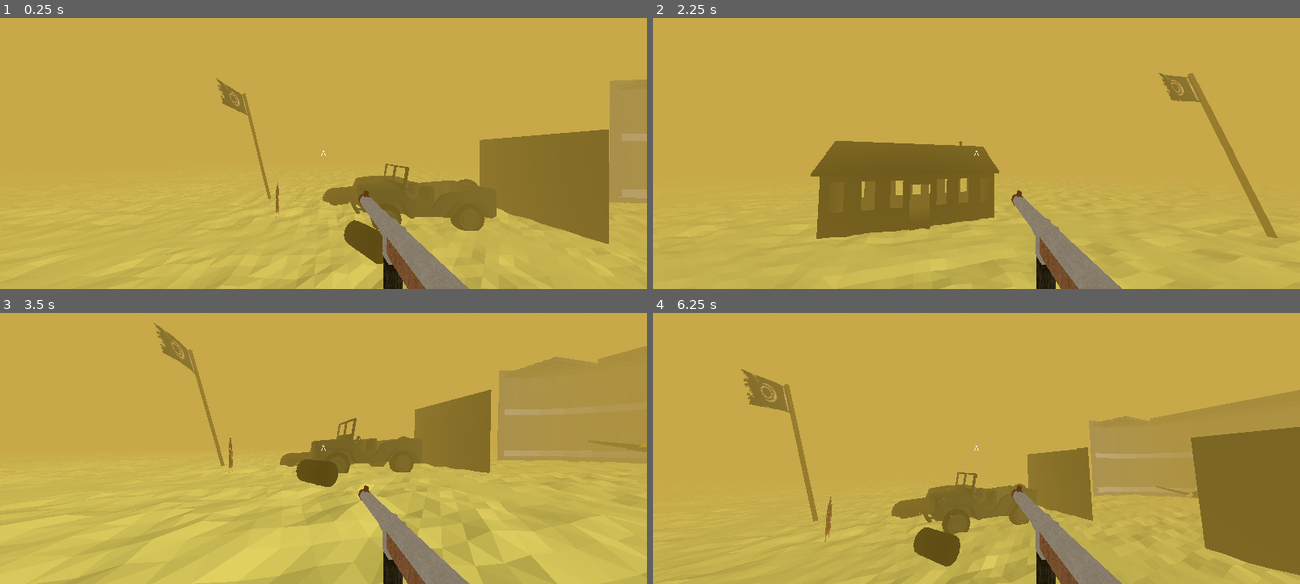
Above: before the commit, frames 1-4 (two rows, left to right).
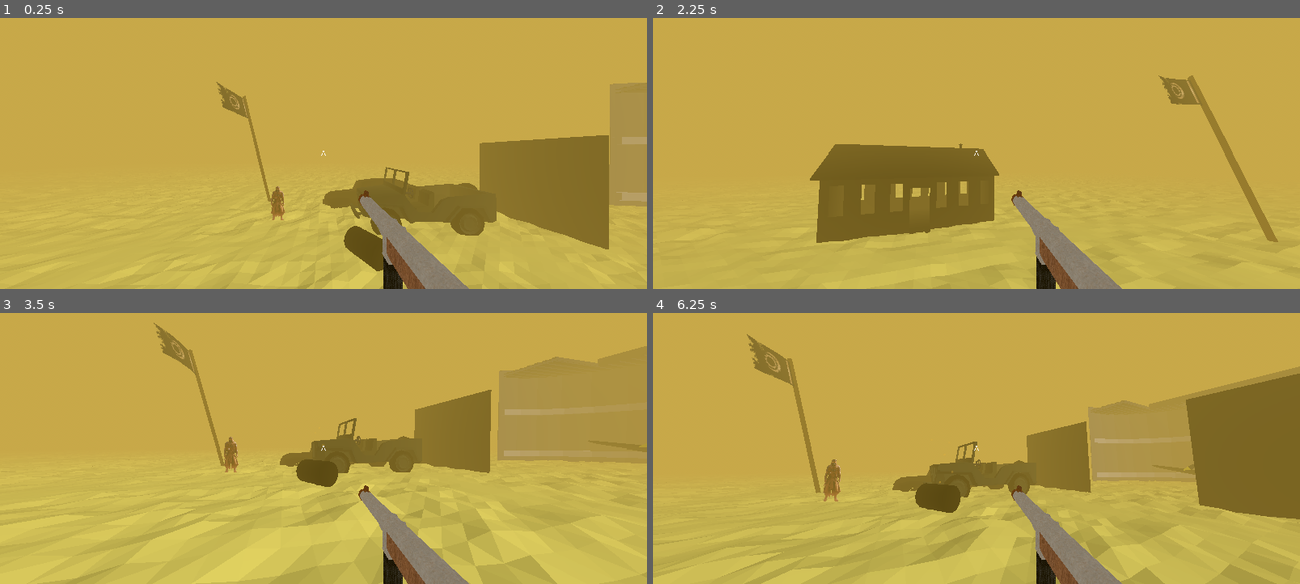
Above: after the commit, the same moments.

Repository: dinazaber/Desolate-Delivery
Game: Godot game, scene res://Scenes/AirBase.tscn
Two runs of this game, one before a commit and one after it. Both use one fixed random seed, a clock stepped at 60 frames per second and the inputs below. This scene is started directly instead of the project's main scene.
Inputs (mouse positions are in pixels of both pictures, inside the frame that each line leads up to):
- Up to frame 1 (0.25 s): no input
- Up to frame 2 (2.25 s): move the mouse to (944, 207) at 0.52 s; tap A (A) at 0.6 s; click (944, 207) at 0.67 s; tap Ctrl (Ctrl) at 0.8, 1.35 s; tap Enter at 1.25 s; move the mouse to (1021, 156) at 1.27 s; tap D (D) at 1.55, 2.1 s; tap Space (Space) at 2 s; move the mouse to (924, 150) at 2.02 s
- Up to frame 3 (3.5 s): tap S (S) at 2.3, 2.85 s; move the mouse to (329, 448) at 2.77 s; tap Shift (Shift) at 3.05 s
- Up to frame 4 (6.25 s): tap Enter at 3.5 s; move the mouse to (950, 443) at 3.52 s; hold Shift (Shift) 3.53-4.28 s; tap Space (Space) at 3.8, 4.35, 5.75 s; move the mouse to (1008, 448) at 4.27 s; tap W (W) at 4.55, 5.1 s; move the mouse to (944, 448) at 5.02 s; tap A (A) at 5.3, 5.85 s; move the mouse to (989, 443) at 5.77 s; tap Ctrl (Ctrl) at 6.05 s

The runs differ from the first frame. In frame 1, 2.7% of the frame differs, in the area x 4-100%, y 22-100%; in frame 2, 1.4%; in frame 3, 0.2%; in frame 4, 18%, in the area x 0-100%, y 7-100%.

Commit message:
ground pound
ADDITIONS:
> read the title dumbass

CHANGES:
> few minor tweaks and fixes

RELATED TODOs:
> the "push" code is kaka, gotta make it better
> visual indication for slam (add particles)
> slam audio cue
> screen shake would be nice

Diff:
--- a/Scenes/Enemy.tscn
+++ b/Scenes/Enemy.tscn
@@ -7,19 +7,21 @@
 
 [node name="Enemy" type="CharacterBody3D" unique_id=546459934 groups=["Enemy"]]
 collision_layer = 3
+collision_mask = 3
 script = ExtResource("1_wovta")
 
-[node name="CollisionShape3D" type="CollisionShape3D" parent="." unique_id=1842828003 groups=["Enemy"]]
+[node name="CollisionShape3D" type="CollisionShape3D" parent="." unique_id=1250389707 groups=["Enemy"]]
 shape = SubResource("CapsuleShape3D_wovta")
 debug_color = Color(0.95874554, 0, 0.5281095, 0.41960785)
 
 [node name="AnimatedSprite3D" type="AnimatedSprite3D" parent="." unique_id=1108019311]
 transform = Transform3D(1.65, 0, 0, 0, 1.65, 0, 0, 0, 1.65, 0, 0.06814647, 0)
+billboard = 2
 alpha_cut = 1
 alpha_scissor_threshold = 0.4
 texture_filter = 0
 sprite_frames = ExtResource("1_m1htj")
-animation = &"Attack1"
+animation = &"Walk"
 
 [node name="NavigationAgent3D" type="NavigationAgent3D" parent="." unique_id=1847226929]
 target_desired_distance = 2.0
--- /dev/null
+++ b/Scenes/GroundSlam.tscn
@@ -0,0 +1,13 @@
+[gd_scene format=3 uid="uid://bwx5n4porwgxg"]
+
+[sub_resource type="CylinderShape3D" id="CylinderShape3D_yxhn8"]
+height = 0.3
+radius = 4.5
+
+[node name="Node3D" type="Area3D" unique_id=174733414]
+collision_layer = 2
+collision_mask = 2
+
+[node name="CollisionShape3D" type="CollisionShape3D" parent="." unique_id=2138928072]
+shape = SubResource("CylinderShape3D_yxhn8")
+debug_color = Color(0.997045, 0, 0.18383858, 0.41960785)
--- a/Scenes/Player.tscn
+++ b/Scenes/Player.tscn
@@ -2,6 +2,7 @@
 
 [ext_resource type="Script" uid="uid://dh81y2wk5ijn" path="res://Scripts/Player.gd" id="1_g8lft"]
 [ext_resource type="PackedScene" uid="uid://4ercdvy5pe3t" path="res://Scenes/Weapons.tscn" id="2_kyqiw"]
+[ext_resource type="PackedScene" uid="uid://bwx5n4porwgxg" path="res://Scenes/GroundSlam.tscn" id="2_nn08x"]
 [ext_resource type="Script" uid="uid://mnanpq21gwd4" path="res://Scripts/PauseMenu.gd" id="3_dewec"]
 [ext_resource type="PackedScene" uid="uid://b2hljcs3010c5" path="res://Scenes/Settings.tscn" id="3_gntrk"]
 [ext_resource type="Texture2D" uid="uid://b6vcboeh4uetd" path="res://assets/HUD/crosshair.png" id="5_5ixxa"]
@@ -21,6 +22,7 @@
 script = ExtResource("1_g8lft")
 
 [node name="MeshInstance3D" type="MeshInstance3D" parent="." unique_id=620583355]
+visible = false
 cast_shadow = 0
 mesh = SubResource("BoxMesh_rpqav")
 
@@ -33,6 +35,9 @@
 
 [node name="SuperTimer" type="Timer" parent="." unique_id=267019974]
 one_shot = true
+
+[node name="GroundSlam" parent="." unique_id=174733414 instance=ExtResource("2_nn08x")]
+transform = Transform3D(1, 0, 0, 0, 1, 0, 0, 0, 1, 0, -0.6829516, 0)
 
 [node name="PlayerCamera" type="Camera3D" parent="." unique_id=1738772125]
 transform = Transform3D(-4.371213e-08, 9.313226e-10, -1, -5.1691977e-11, 1, 9.313226e-10, 1, 5.169202e-11, -4.371213e-08, 0.5, 0.639, 0)
--- a/Scenes/Weapons.tscn
+++ b/Scenes/Weapons.tscn
@@ -88,9 +88,10 @@
 
 [node name="RayCast3D" type="RayCast3D" parent="." unique_id=1342253886]
 transform = Transform3D(1, 0, 0, 0, 1, 0, 0, 0, 1, 0, 0, -3.0094595)
-target_position = Vector3(0, 0, -100)
+target_position = Vector3(0, 0, -1000)
 collision_mask = 2
 collide_with_areas = true
+debug_shape_thickness = 1
 
 [node name="AnimationPlayer" type="AnimationPlayer" parent="." unique_id=207191350]
 libraries/ = SubResource("AnimationLibrary_8qb6n")
--- a/Scenes/test.tscn
+++ b/Scenes/test.tscn
@@ -177,4 +177,4 @@
 cull_mask = 1048574
 
 [node name="Enemy" parent="." unique_id=546459934 instance=ExtResource("12_yb21e")]
-transform = Transform3D(1, 0, 0, 0, 1, 0, 0, 0, 1, 2.627635, 0.9878535, -4.616506)
+transform = Transform3D(-0.32304215, 0, 0.9463846, 0, 1, 0, -0.9463846, 0, -0.32304215, 8.692926, 0.9878535, -7.377297)
--- a/Scripts/Enemy.gd
+++ b/Scripts/Enemy.gd
@@ -26,7 +26,8 @@
 
 
 func _physics_process(delta):
-	if not is_on_floor(): velocity.y -= 27 * delta
+	if !is_on_floor():
+		velocity.y -= 20 * delta
 	# Fallback if player is missing
 	if not player: return
 
@@ -113,6 +114,7 @@
 
 	isInAttack = false
 
+
 func process_dead_state(): # gotta make death anim   Zzzzz
 	pass
 
@@ -127,6 +129,16 @@
 	if type == "player":
 		damagedByPlayer = true
 	enemy_health -= recieved_damage
+	checkLifeLine()
+
+func get_pounded(recieved_damage):
+	enemy_health -= recieved_damage
+	# Push away
+	velocity.y += 5
+	speed = -30
+	await get_tree().create_timer(0.1).timeout # this is so shitty D:
+	speed = 4
+
 	checkLifeLine()
 
 func checkLifeLine():
--- a/Scripts/Player.gd
+++ b/Scripts/Player.gd
@@ -11,6 +11,7 @@
 var speed = 0
 var dash = false
 var canDash = true
+var slam = false
 var dead = false
 
 var isInInterior = false
@@ -25,13 +26,21 @@
 
 #player stats
 @export var player_health = 100
+@export var walk_speed = 4
+@export var run_speed = 8
+@export var jump_speed = 10
+@export var slam_speed = -30
 
 #gun stats
 @export var smg_damage = 15
+
+@export var slam_damage = 40
 
 #guns
 @onready var smg_anim = $PlayerCamera/Weapon/AnimationPlayer
 @onready var smg_ray = $PlayerCamera/Weapon/RayCast3D
+
+@onready var slam_area = $GroundSlam
 
 #UI
 @onready var crosshair = $HUD/crosshair
@@ -101,10 +110,6 @@
 	rotation.y = lerp_angle(rotation.y, yaw, delta*20)#left/right
 	$PlayerCamera.rotation.x = lerp_angle($PlayerCamera.rotation.x, -pitch, delta*20)
 
-	if not is_on_floor():
-		velocity.y -= 27 * delta #gravity
-
-
 
 	if Input.is_action_pressed("LeftMouse"):
 		shoot_smg()
@@ -120,18 +125,27 @@
 
 
 	if is_on_floor():
+		if slam == true:
+			slam = false
+			slam_ground()
 
 		if Input.is_action_just_pressed("Space"):
-			velocity.y = 10 #jumping
-
+			velocity.y += jump_speed
+
+	else:
+		velocity.y -= 20 * delta # Gravity
+
+		if Input.is_action_just_pressed("Ctrl"): # Groundslam
+			slam = true
+			velocity.y += slam_speed
 
 	if Input.is_action_pressed("Shift"):
-		speed = 8
-
+		speed = run_speed
 	else:
-		speed = 4
-
-		# Get direction
+		speed = walk_speed
+
+
+	# Get direction
 	currentInput = Input.get_vector("A", "D", "S", "W")
 
 
@@ -173,6 +187,12 @@
 				if smg_ray.get_collider().is_in_group("Enemy"):
 					smg_ray.get_collider().hit(smg_damage, "player")
 
+func slam_ground():
+	if slam_area.has_overlapping_bodies():
+		var bodies = slam_area.get_overlapping_bodies()
+		for i in range (len(bodies)):
+			bodies[i].get_pounded(slam_damage)
+
 func checkLifeLine():
 	if player_health <= 0 and dead == false:
 		print("u ded lol")
